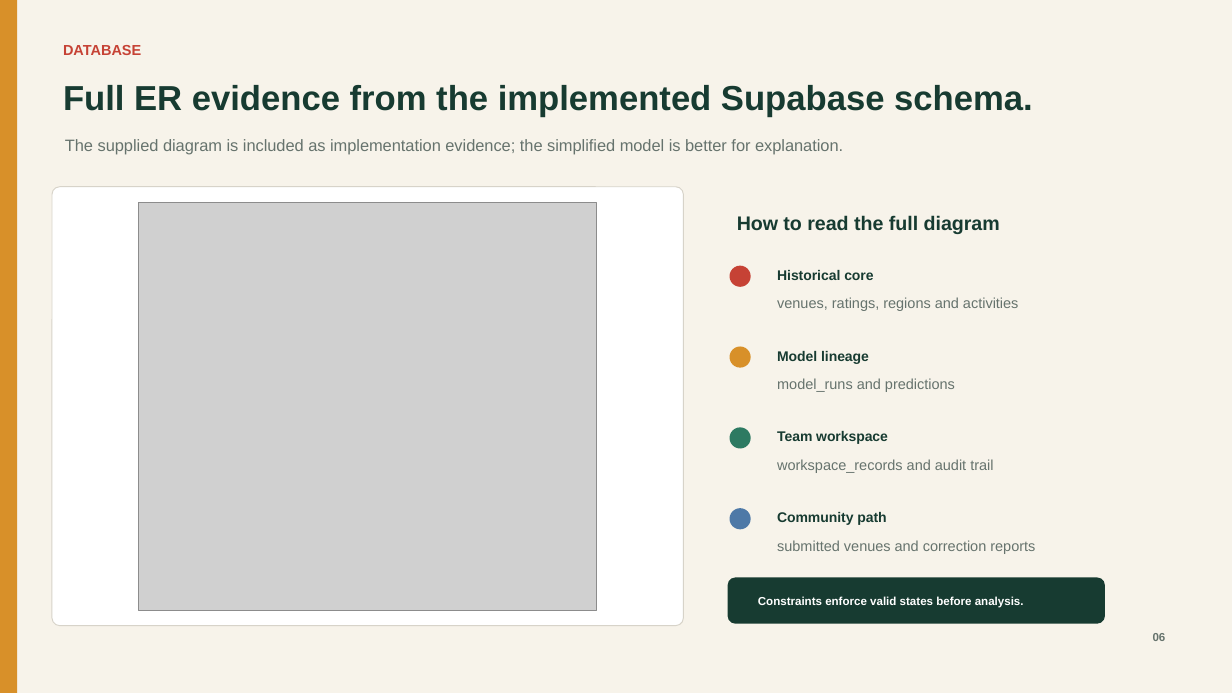
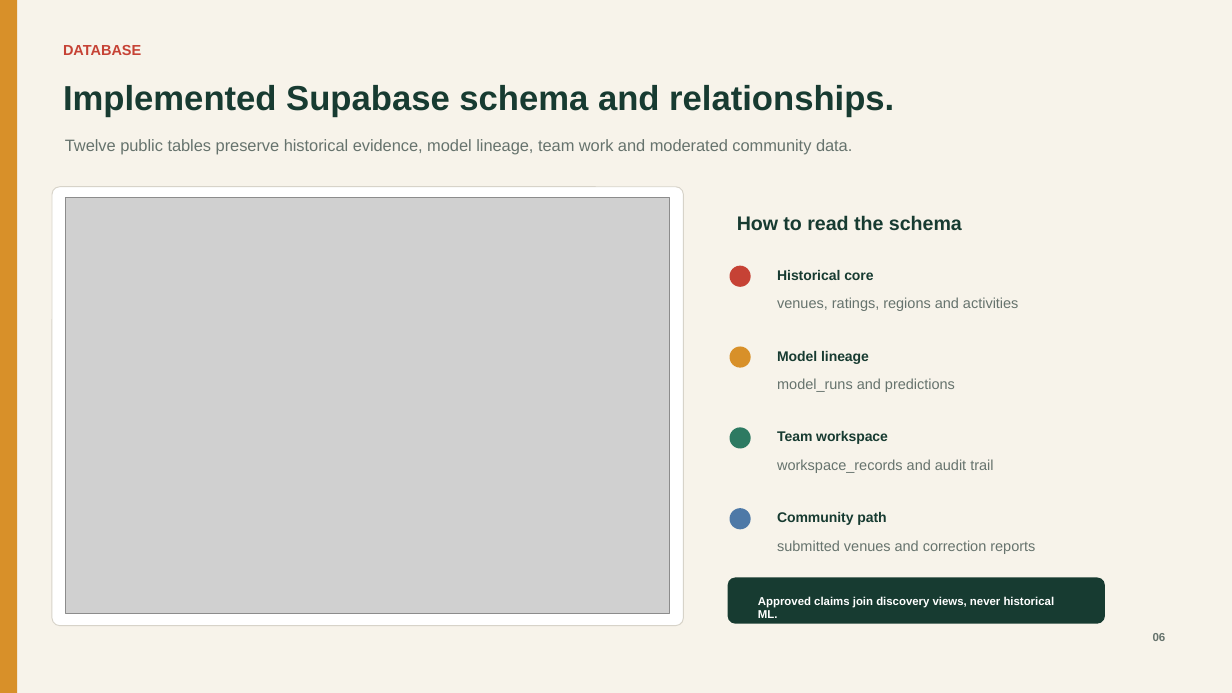
Before and after one commit to dhivaa-2004/playo-bdm-capstone, a slide deck: slide 6 of deliverables/Playo_BDM_Capstone_Team_Presentation.pptx. Drawn at 1232x693 pixels with LibreOffice and Linux fonts; fonts in the diff are those of the drawing; grey boxes stand for pictures. Boxes give left, top, right and bottom in pixels: in the first picture for what was removed or moved away, otherwise in the second. Text is boxed around its words. In the diff, an @@ line names an element or a change of style, - is before the commit and + after.

```diff
--- a/deliverables/Playo_BDM_Capstone_Team_Presentation.pptx
+++ b/deliverables/Playo_BDM_Capstone_Team_Presentation.pptx
@@ text at [63,85,894,117]: text changed @@
-Full ER evidence from the implemented Supabase schema.
+Implemented Supabase schema and relationships.
@@ text at [65,139,852,155]: text changed @@
-The supplied diagram is included as implementation evidence; the simplified model is better for explanation.
+Twelve public tables preserve historical evidence, model lineage, team work and moderated community data.
@@ picture: place and size @@
-picture at [139,202,596,611]
+picture at [66,198,670,614]
@@ text at [737,215,962,231]: text changed @@
-How to read the full diagram
+How to read the schema
@@ text at [758,596,1055,618]: text changed; size 9 to 8.9 pt @@
-Constraints enforce valid states before analysis.
+Approved claims join discovery views, never historical ML.
```
Also in this commit, not shown: 6 other slides changed, 5 other files.
